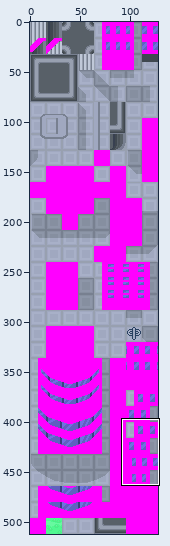
One commit to this sprite sheet: tiles/jubilife/bottom.png. The first picture is a wide view before the edit; the outline marks the close-up.
Close-up. Before the edit:
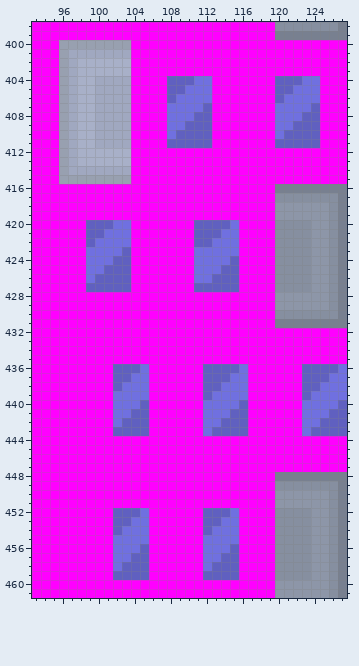
The file is 128x512 pixels. Shown: x 93..127, y 398..461. The commit also changed other parts of the picture, which this record leaves out.
After:
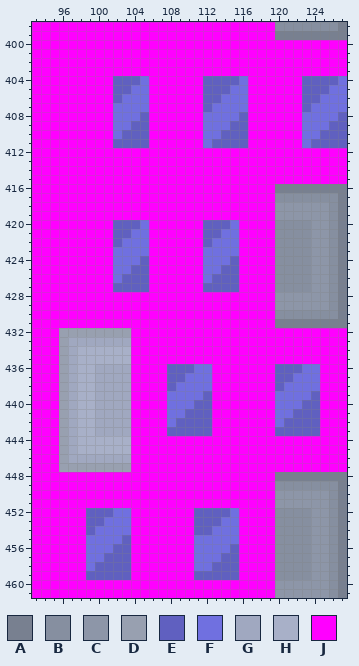
Palette (. is transparent): A #788090  B #868fa0  C #8d96a8  D #98a0b0  E #6060c0  F #7070e0  G #a0a8c0  H #a8b0c8  J #ff00ff
The exact change:
Changed rows in their new state; - is an unchanged pixel.
first column x 96:
400 JJJJJJJJ------------------------
401 JJJJJJJJ------------------------
402 JJJJJJJJ------------------------
403 JJJJJJJJ------------------------
404 JJJJJJEEEF--JJJJEEEEF---JJJEEEEF
405 JJJJJJEEFF--JJJJEEEFF---JJJEEEFF
406 JJJJJJEFFF--JJJJEEFFF---JJJEEFFF
407 JJJJJJFFFF--JJJJ-FFFF---JJJEFFFF
408 JJJJJJFFFE--JJJJFFFFE---JJJFFFFE
409 JJJJJJFFEE--JJJJFFFEE---JJJFFFEE
410 JJJJJJFEEE--JJJJFFEEE---JJJFFEEE
411 JJJJJJEEEE--JJJJFEEEE---JJJF-EEE
412 JJJJJJJJ------------------------
413 JJJJJJJJ------------------------
414 JJJJJJJJ------------------------
415 JJJJJJJJ------------------------
first column x 99:
420 JJJEEEF-----J
421 JJJEEFF-----J
422 JJJE-FF-----J
423 JJJ-FFF-----J
424 JJJFFFE-----J
425 JJJFFEE-----J
426 JJJF-EE-----J
427 JJJ--EE-----J
first column x 96:
432 DDDDDDDD------------------------
433 DGGGGGGG------------------------
434 DGHHHHHH------------------------
435 DGHHHHHH------------------------
436 DGHHGGGGJJ--EEEFFJJJJ---EEEFFJJJ
437 DGHHGGGGJJ--EEFFFJJJJ---EEFFFJJJ
438 DGHHGGGGJJ--EFFFFJJJJ---EFFFFJJJ
439 DGHHGGGGJJ--FFFF-JJJJ---FFFFEJJJ
440 DGHHGGGGJJ--FFFEEJJJJ---FFFEEJJJ
441 DGHHGGGGJJ--FFEEEJJJJ---FFEEEJJJ
442 DGHHGGGGJJ--FEEEEJJJJ---FEEEEJJJ
443 DGHHGGGGJJ--EEEEEJJJJ---EEEE-JJJ
444 DGHHHHHH------------------------
445 DGHHHHHH------------------------
446 DGGGGGGG------------------------
447 DDDDDDDD------------------------
first column x 99:
452 EEEFFJJ-----E
453 EEFFFJJ-----E
454 EFFF-JJ-----E
455 FFF-EJJ-----F
456 FFFEEJJ-----F
457 FFEEEJJ-----F
458 FEEE-JJ-----F
459 EEE--JJ-----E
Boxes around the changes in both close-ups, in picture pixels (x1, y1, x2, y2):
changed: (59, 40, 248, 184)
changed: (275, 76, 347, 148)
changed: (86, 220, 149, 292)
changed: (194, 220, 203, 292)
changed: (59, 328, 248, 472)
changed: (275, 364, 347, 436)
changed: (86, 508, 149, 580)
changed: (194, 508, 203, 580)
